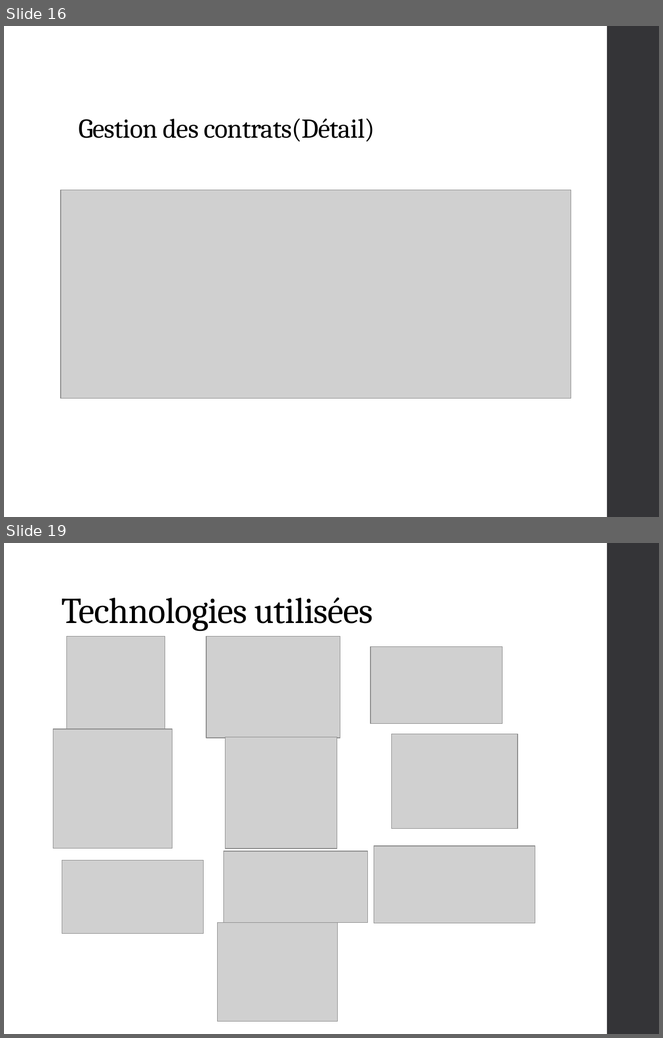
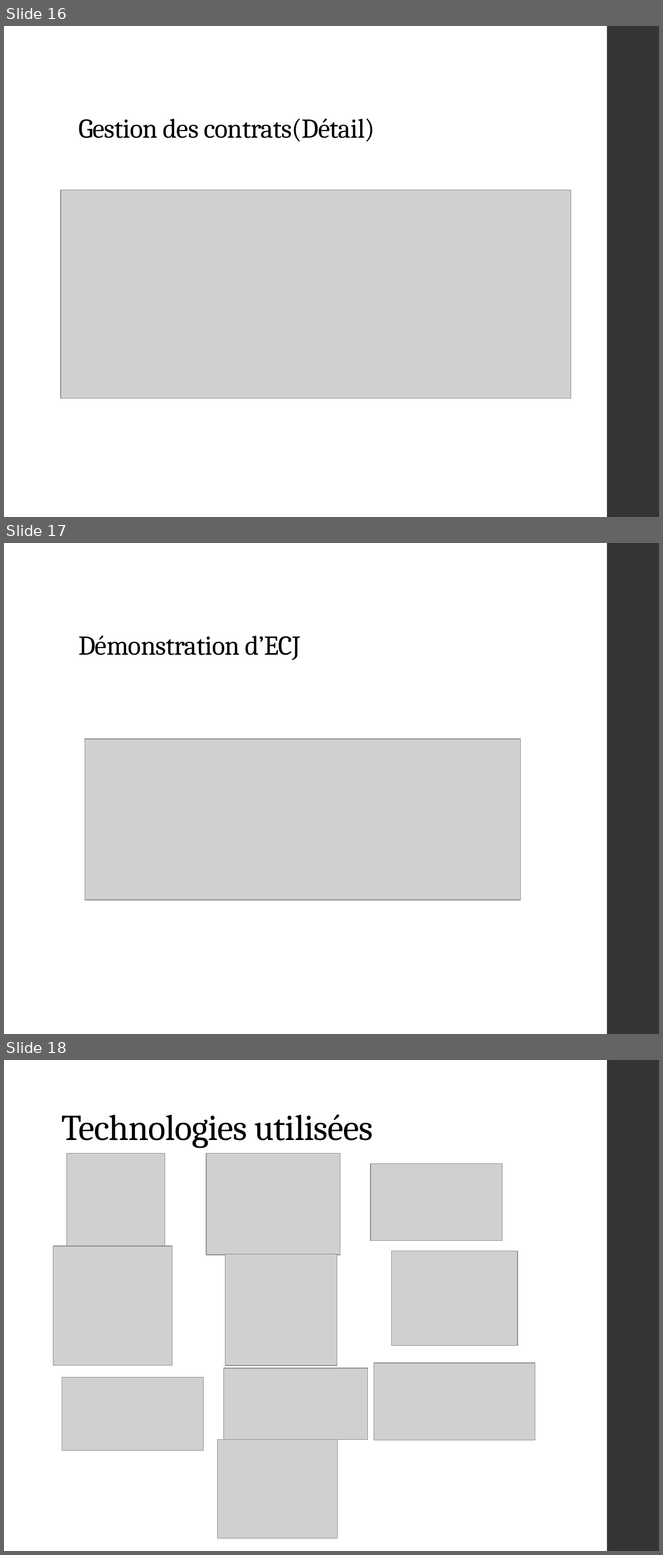
Before and after one commit to qwertyuu/Projet_fin_etudes_2016-2017, a slide deck: Gestion de projet/Présentations/PowerPoint.pptx. Shown one above the other, each under a label of ours: slides 16 and 19 before the commit, slides 16, 17 and 18 after it; the slides between them are not shown. The pictures are 663x1038 and 663x1555 pixels, drawn with LibreOffice and Linux fonts; fonts in the diff are those of the drawing; grey boxes stand for pictures. Boxes give left, top, right and bottom in pixels: in the first picture for what was removed or moved away, otherwise in the second. Text is boxed around its words. In the diff, an @@ line names an element or a change of style, - is before the commit and + after.

```diff
--- a/Gestion de projet/Présentations/PowerPoint.pptx
+++ b/Gestion de projet/Présentations/PowerPoint.pptx
@@ slide 17 added at [4, 543, 659, 1034], background #FFFFFF; not listed: 1 template element that a slide beside it also shows @@
@@ title added at [78, 636, 300, 661], 30 pt, text #000000 @@
+Démonstration d’ECJ
@@ picture added at [85, 739, 521, 900] @@
@@ what was slide 19 is now slide 18 @@
```
Also in this commit, not shown: 4 slides changed, 2 slides removed.
